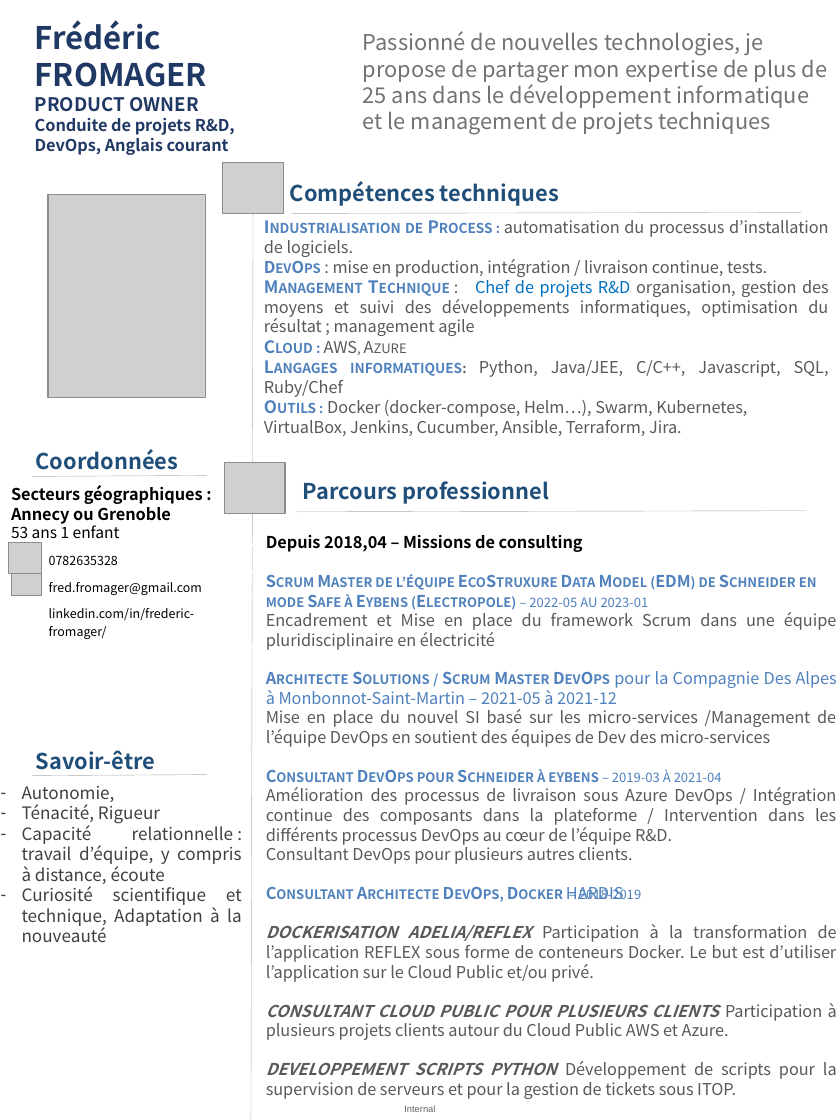
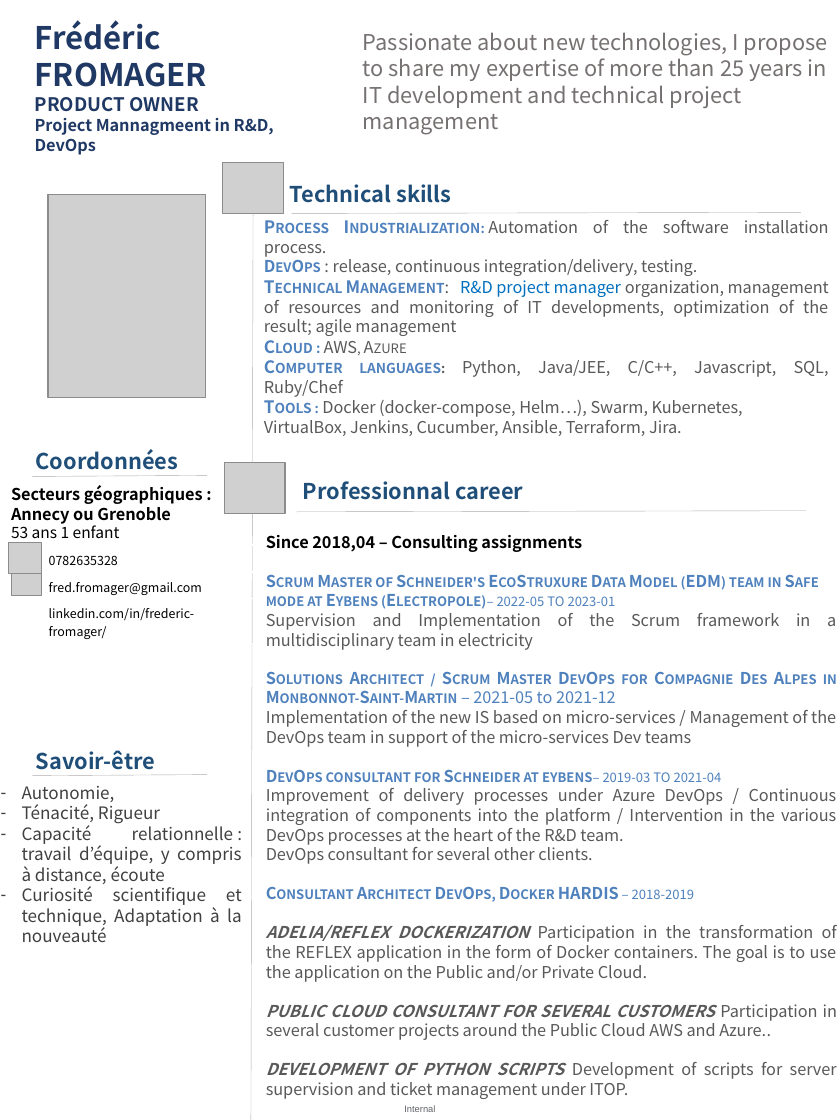
Before and after one commit to Solifred38/cv, a slide deck: slide 1 of CV_FFROMAGER.pptx. Drawn at 840x1120 pixels with LibreOffice and Linux fonts; fonts in the diff are those of the drawing; grey boxes stand for pictures; background and template pictures are left out. Boxes give left, top, right and bottom in pixels: in the first picture for what was removed or moved away, otherwise in the second. Text is boxed around its words. In the diff, an @@ line names an element or a change of style, - is before the commit and + after.

Commit message:
traduction cv anglais partie 1

```diff
--- a/CV_FFROMAGER.pptx
+++ b/CV_FFROMAGER.pptx
@@ text at (363, 32, 828, 135): text changed @@
-Passionné de nouvelles technologies, je propose de partager mon expertise de plus de 25 ans dans le développement informatique et le management de projets techniques
+Passionate about new technologies, I propose to share my expertise of more than 25 years in IT development and technical project management
@@ text at (35, 118, 274, 155): text changed @@
-Conduite de projets R&D,
-DevOps, Anglais courant
+Project Mannagmeent in R&D,
+DevOps
@@ text at (290, 184, 451, 203): text changed @@
-Compétences techniques
+Technical skills
@@ text at (264, 220, 829, 336): text changed @@
-Industrialisation de Process : automatisation du processus d’installation de logiciels.
-DevOps : mise en production, intégration / livraison continue, tests.
-Management Technique : Chef de projets R&D organisation, gestion des moyens et suivi des développements informatiques, optimisation du résultat ; management agile
+Process Industrialization: Automation of the software installation process.
+DevOps : release, continuous integration/delivery, testing.
+Technical Management: R&D project manager organization, management of resources and monitoring of IT developments, optimization of the result; agile management
@@ text at (264, 360, 829, 436): text changed @@
-Langages informatiques: Python, Java/JEE, C/C++, Javascript, SQL, Ruby/Chef
-Outils : Docker (docker-compose, Helm…), Swarm, Kubernetes, VirtualBox, Jenkins, Cucumber, Ansible, Terraform, Jira.
+Computer languages: Python, Java/JEE, C/C++, Javascript, SQL, Ruby/Chef
+Tools : Docker (docker-compose, Helm…), Swarm, Kubernetes, VirtualBox, Jenkins, Cucumber, Ansible, Terraform, Jira.
@@ text at (303, 481, 523, 500): text changed @@
-Parcours professionnel
+Professionnal career
@@ text at (266, 535, 837, 1099): text changed @@
-Depuis 2018,04 – Missions de consulting
-Scrum Master de l’équipe EcoStruxure Data Model (EDM) de Schneider en mode Safe à Eybens (Electropole) – 2022-05 au 2023-01
-Encadrement et Mise en place du framework Scrum dans une équipe pluridisciplinaire en électricité
-Architecte Solutions / Scrum Master DevOps pour la Compagnie Des Alpes à Monbonnot-Saint-Martin – 2021-05 à 2021-12
-Mise en place du nouvel SI basé sur les micro-services /Management de l’équipe DevOps en soutient des équipes de Dev des micro-services
-Consultant DevOps pour Schneider à eybens – 2019-03 à 2021-04
-Amélioration des processus de livraison sous Azure DevOps / Intégration continue des composants dans la plateforme / Intervention dans les différents processus DevOps au cœur de l’équipe R&D.
-Consultant DevOps pour plusieurs autres clients.
-Consultant Architecte DevOps, Docker HARDIS – 2018-2019
-DOCKERISATION ADELIA/REFLEX Participation à la transformation de l’application REFLEX sous forme de conteneurs Docker. Le but est d’utiliser l’application sur le Cloud Public et/ou privé.
-CONSULTANT CLOUD PUBLIC POUR PLUSIEURS CLIENTS Participation à plusieurs projets clients autour du Cloud Public AWS et Azure.
-DEVELOPPEMENT SCRIPTS PYTHON Développement de scripts pour la supervision de serveurs et pour la gestion de tickets sous ITOP.
+Since 2018,04 – Consulting assignments
+Scrum Master of Schneider's EcoStruxure Data Model (EDM) team in Safe mode at Eybens (Electropole)– 2022-05 to 2023-01
+Supervision and Implementation of the Scrum framework in a multidisciplinary team in electricity
+Solutions Architect / Scrum Master DevOps for Compagnie Des Alpes in Monbonnot-Saint-Martin – 2021-05 to 2021-12
+Implementation of the new IS based on micro-services / Management of the DevOps team in support of the micro-services Dev teams
+DevOps consultant for Schneider at eybens– 2019-03 to 2021-04
+Improvement of delivery processes under Azure DevOps / Continuous integration of components into the platform / Intervention in the various DevOps processes at the heart of the R&D team.
+DevOps consultant for several other clients.
+Consultant Architect DevOps, Docker HARDIS – 2018-2019
+ADELIA/REFLEX DOCKERIZATION Participation in the transformation of the REFLEX application in the form of Docker containers. The goal is to use the application on the Public and/or Private Cloud.
+PUBLIC CLOUD CONSULTANT FOR SEVERAL CUSTOMERS Participation in several customer projects around the Public Cloud AWS and Azure..
+DEVELOPMENT OF PYTHON SCRIPTS Development of scripts for server supervision and ticket management under ITOP.
```
Also in this commit, not shown: 1 other slide changed.
